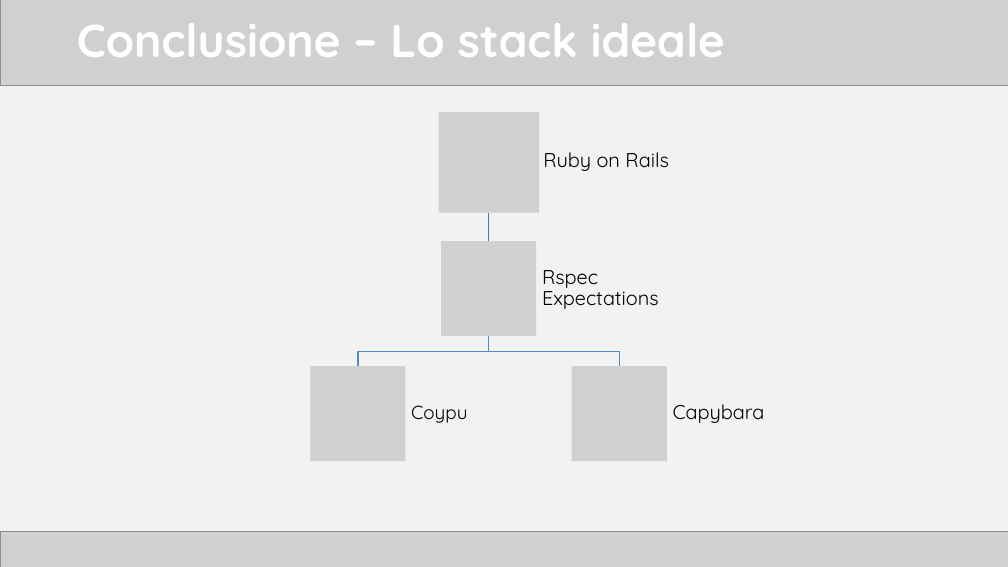
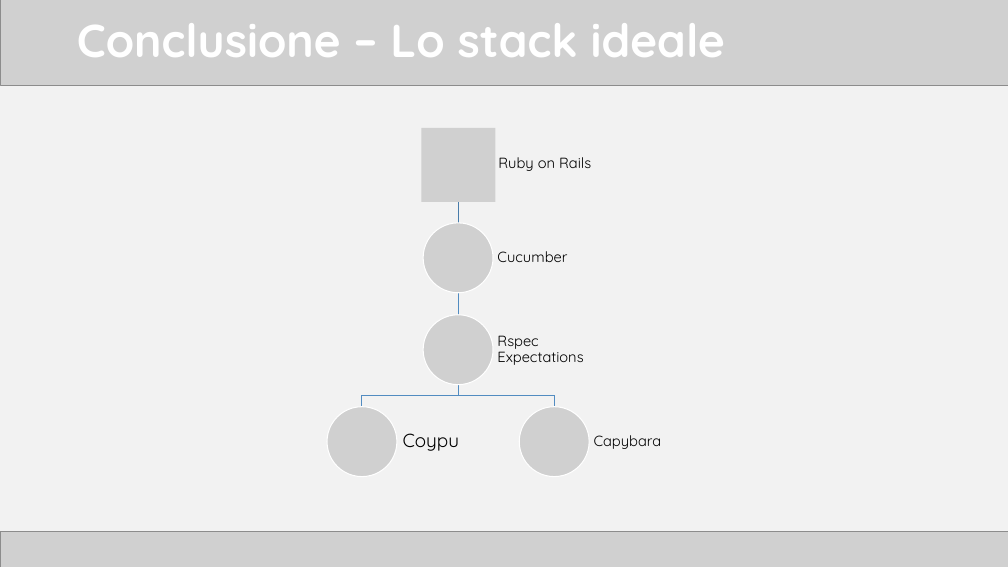
Before and after one commit to TTia/xblog-thesis, a slide deck: slide 21 of Presentazione.pptx. Drawn at 1008x567 pixels with LibreOffice and Linux fonts; fonts in the diff are those of the drawing; grey boxes stand for pictures. Boxes give left, top, right and bottom in pixels: in the first picture for what was removed or moved away, otherwise in the second. Text is boxed around its words. In the diff, an @@ line names an element or a change of style, - is before the commit and + after.

```diff
--- a/Presentazione.pptx
+++ b/Presentazione.pptx
@@ picture removed at (x1=439, y1=112, x2=539, y2=212) @@
@@ text "Ruby on Rails" moved from (x1=543, y1=152, x2=669, y2=171) to (x1=498, y1=157, x2=591, y2=171) @@
@@ freeform shape resized from (x1=485, y1=212, x2=492, y2=241) to (x1=454, y1=202, x2=462, y2=223) @@
@@ picture resized from (x1=442, y1=241, x2=537, y2=337) to (x1=423, y1=223, x2=493, y2=293) @@
@@ size 19 to 14 pt; less space between paragraphs in 3 elements at (x1=498, y1=157, x2=591, y2=171), (x1=594, y1=435, x2=662, y2=449), (x1=497, y1=335, x2=583, y2=365) @@
@@ text "Rspec Expectations" moved from (x1=542, y1=270, x2=659, y2=309) to (x1=497, y1=335, x2=583, y2=365) @@
@@ picture removed at (x1=311, y1=366, x2=406, y2=461) @@
@@ freeform shape resized from (x1=358, y1=337, x2=489, y2=367) to (x1=362, y1=385, x2=458, y2=407) @@
@@ freeform shape resized from (x1=488, y1=337, x2=619, y2=367) to (x1=458, y1=385, x2=554, y2=407) @@
@@ picture resized from (x1=572, y1=366, x2=667, y2=461) to (x1=327, y1=407, x2=397, y2=476) @@
@@ text "Coypu" moved from (x1=411, y1=405, x2=467, y2=423) to (x1=403, y1=433, x2=459, y2=451) @@
@@ group added at (x1=421, y1=128, x2=589, y2=476): 3 pictures, 1 freeform shape, 1 text @@
+Cucumber
@@ text "Capybara" moved from (x1=673, y1=404, x2=765, y2=423) to (x1=594, y1=435, x2=662, y2=449) @@
```
Also in this commit, not shown: 9 other slides changed, 7 other files.
